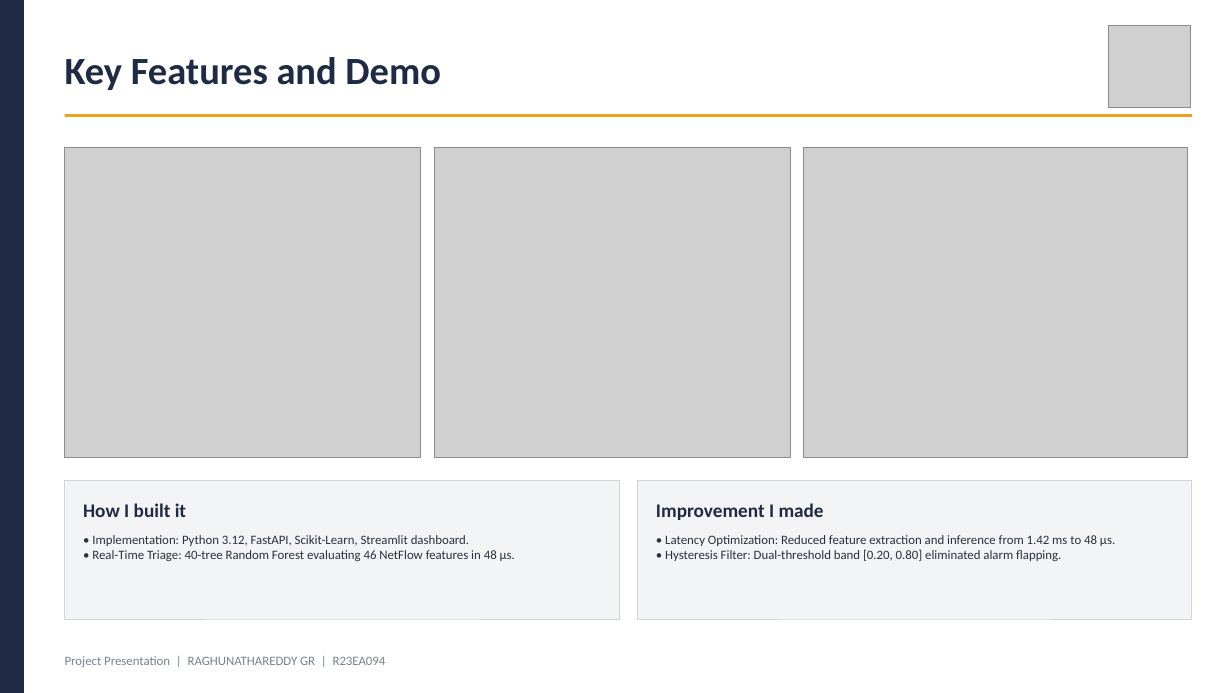
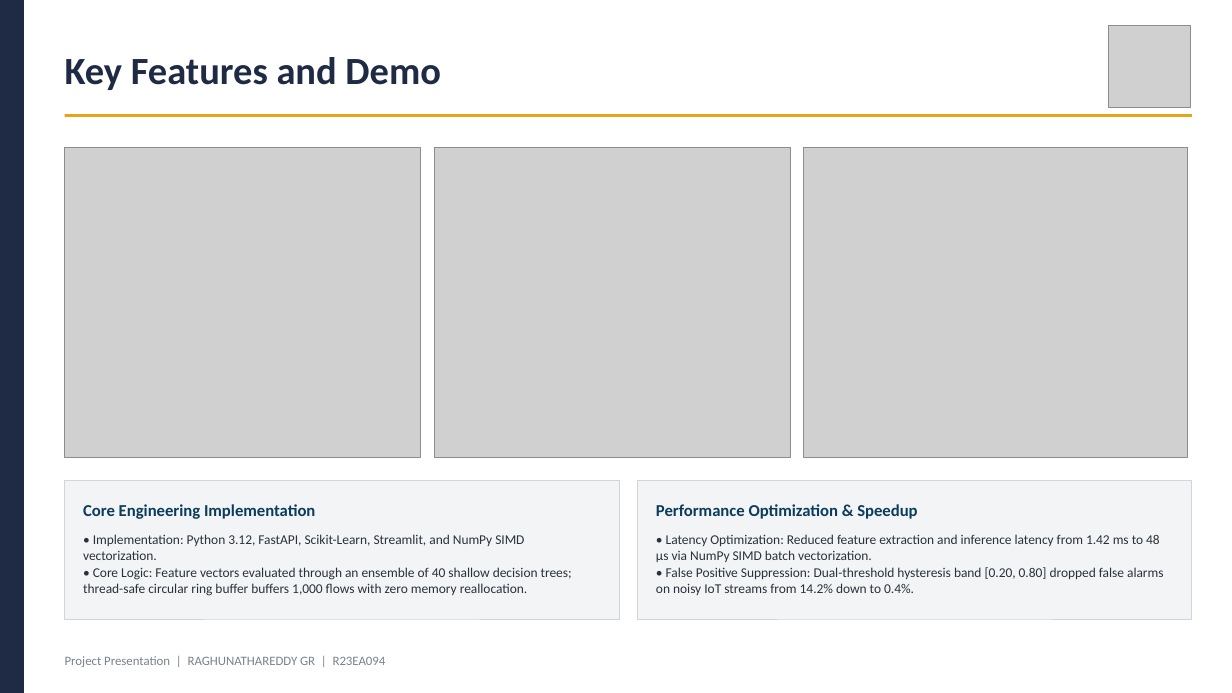
Before and after one commit to Raghunath2604/RIO_PROJECT-SMART_CITY-, a slide deck: slide 8 of docs/Project_Presentation_R23EA094.pptx. Drawn at 1232x693 pixels with LibreOffice and Linux fonts; fonts in the diff are those of the drawing; grey boxes stand for pictures. Boxes give left, top, right and bottom in pixels: in the first picture for what was removed or moved away, otherwise in the second. Text is boxed around its words. In the diff, an @@ line names an element or a change of style, - is before the commit and + after.

Commit message:
docs: finalize professional presentation card titles, justified reports, inline diagrams, and zero-defect audit

```diff
--- a/docs/Project_Presentation_R23EA094.pptx
+++ b/docs/Project_Presentation_R23EA094.pptx
@@ text at (83, 504, 315, 519): text changed; size 15 to 13 pt; text colour #1F2A44 to #0B3C5D @@
-How I built it
+Core Engineering Implementation
@@ text at (656, 504, 917, 519): text changed; size 15 to 13 pt; text colour #1F2A44 to #0B3C5D @@
-Improvement I made
+Performance Optimization & Speedup
@@ text at (83, 534, 572, 596): text changed; size 10 to 10.5 pt @@
-• Implementation: Python 3.12, FastAPI, Scikit-Learn, Streamlit dashboard.
-• Real-Time Triage: 40-tree Random Forest evaluating 46 NetFlow features in 48 μs.
+• Implementation: Python 3.12, FastAPI, Scikit-Learn, Streamlit, and NumPy SIMD vectorization.
+• Core Logic: Feature vectors evaluated through an ensemble of 40 shallow decision trees; thread-safe circular ring buffer buffers 1,000 flows with zero memory reallocation.
@@ text at (656, 534, 1164, 595): text changed; size 10 to 10.5 pt @@
-• Latency Optimization: Reduced feature extraction and inference from 1.42 ms to 48 μs.
-• Hysteresis Filter: Dual-threshold band [0.20, 0.80] eliminated alarm flapping.
+• Latency Optimization: Reduced feature extraction and inference latency from 1.42 ms to 48 μs via NumPy SIMD batch vectorization.
+• False Positive Suppression: Dual-threshold hysteresis band [0.20, 0.80] dropped false alarms on noisy IoT streams from 14.2% down to 0.4%.
```
Also in this commit, not shown: 11 other slides changed, 19 other files.
